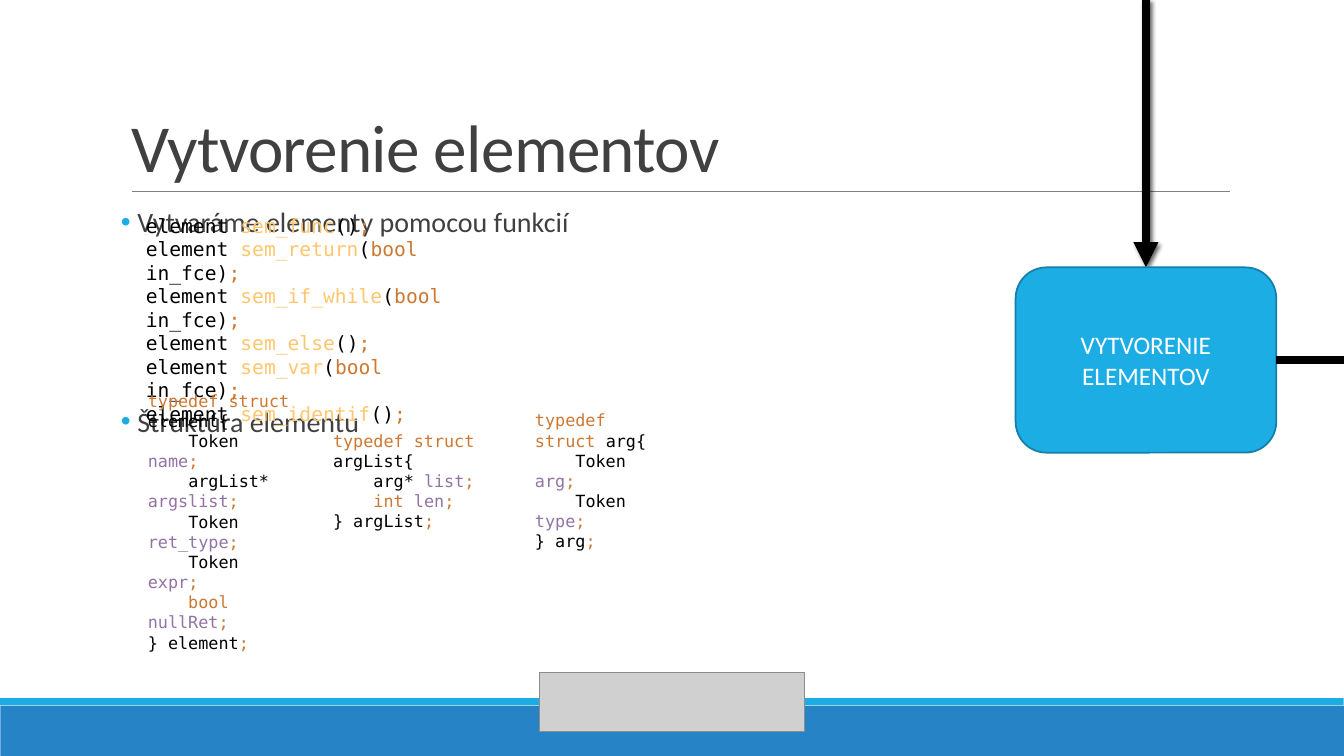
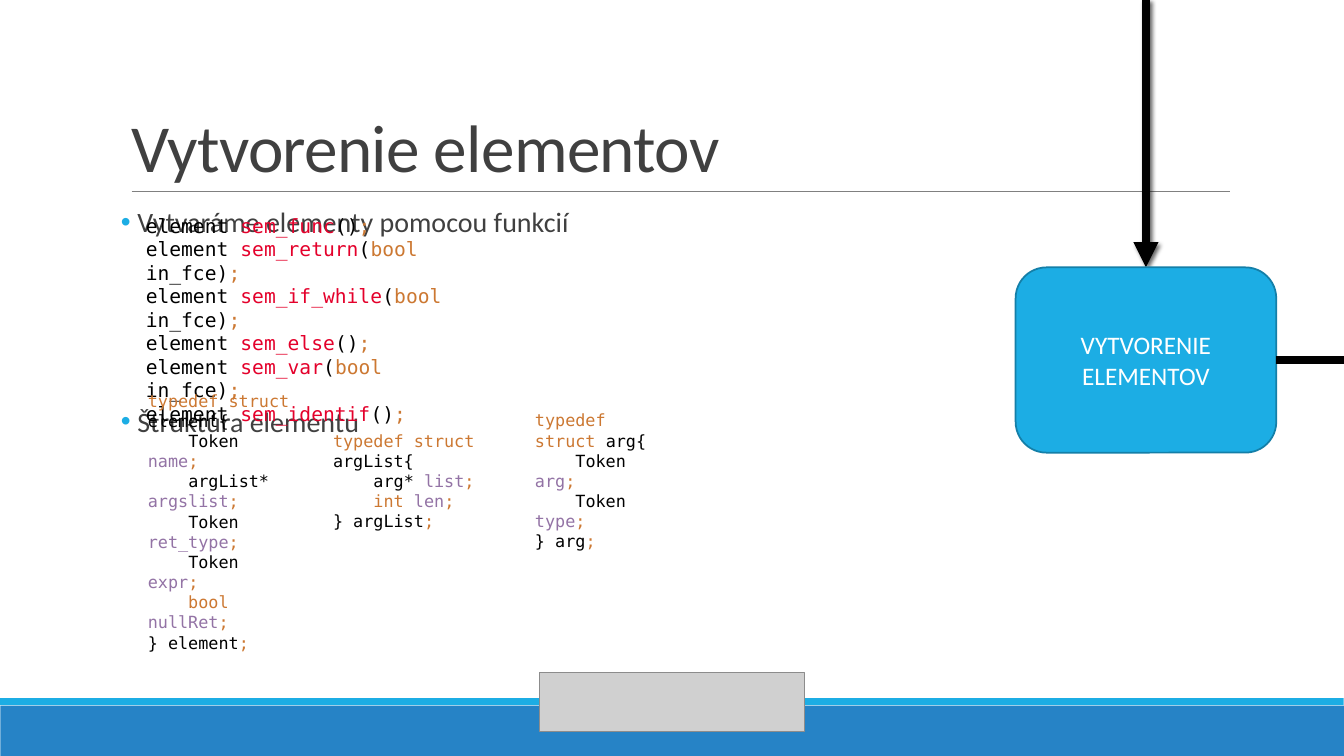
Before and after one commit to MoZZrello/IFJ-Project-2022, a slide deck: slide 8 of docs/IFJ PROJEKT - VARIANTA TRP.pptx. Drawn at 1344x756 pixels with LibreOffice and Linux fonts; fonts in the diff are those of the drawing; grey boxes stand for pictures. Boxes give left, top, right and bottom in pixels: in the first picture for what was removed or moved away, otherwise in the second. Text is boxed around its words. In the diff, an @@ line names an element or a change of style, - is before the commit and + after.

Commit message:
Updated colors

```diff
--- a/docs/IFJ PROJEKT - VARIANTA TRP.pptx
+++ b/docs/IFJ PROJEKT - VARIANTA TRP.pptx
@@ text "element sem_func(); element sem_return(bool in_fce); ..." at (146,217,441,432): text colour #FFC66D to #E4002B in "sem_func(); sem_return(bool sem_if_while(bool sem_else(); se ..." @@
```
Also in this commit, not shown: 6 other slides changed.
